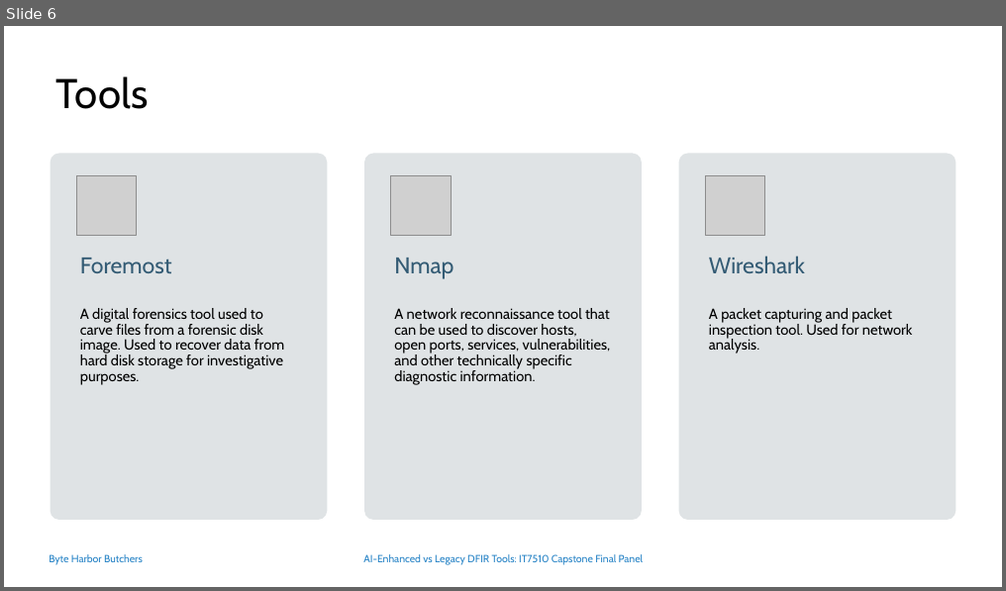
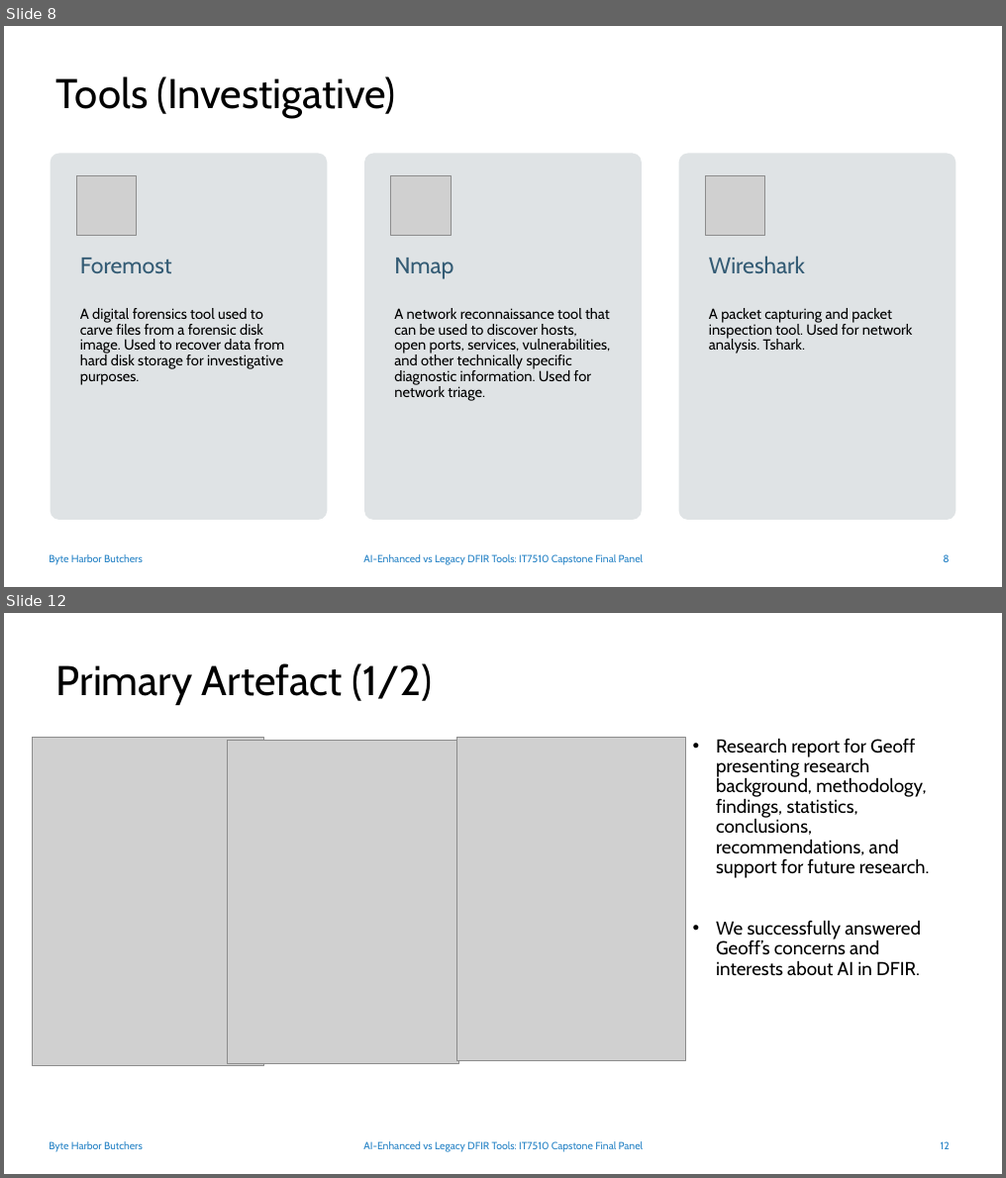
Before and after one commit to DavidSushames/BHB-Capstone, a slide deck: Academic Documents/Final Panel Presentation/Final Panel Slides 1.1 - DS.pptx. Shown one above the other, each under a label of ours: slide 6 before the commit, slides 8 and 12 after it; the slides between them are not shown. The pictures are 1006x591 and 1006x1178 pixels, drawn with LibreOffice and Linux fonts; fonts in the diff are those of the drawing; grey boxes stand for pictures; background and template pictures are left out. Boxes give left, top, right and bottom in pixels: in the first picture for what was removed or moved away, otherwise in the second. Text is boxed around its words. In the diff, an @@ line names an element or a change of style, - is before the commit and + after.

```diff
--- a/Academic Documents/Final Panel Presentation/Final Panel Slides 1.1 - DS.pptx
+++ b/Academic Documents/Final Panel Presentation/Final Panel Slides 1.1 - DS.pptx
@@ slide 12 added at [4, 613, 1002, 1174], background #FFFFFF; not listed: 2 template elements that a slide beside it also shows @@
@@ title added at [56, 663, 432, 705], 40 pt, text #000000 @@
+Primary Artefact (1/2)
@@ picture added at [32, 738, 263, 1065] @@
@@ picture added at [227, 740, 459, 1062] @@
@@ picture added at [456, 738, 685, 1060] @@
@@ text added at [716, 738, 930, 976], 18 pt, text #000000 @@
+• Research report for Geoff presenting research background, methodology, findings, statistics, conclusions, recommendations, and support for future research.
+• We successfully answered Geoff’s concerns and interests about AI in DFIR.
@@ page number added at [941, 1142, 949, 1150], 10 pt, text #2683C6 @@
+12
@@ what was slide 6 is now slide 8 @@
@@ slide 8 changed as well @@
@@ title at [56, 76, 396, 118]: text changed @@
-Tools
+Tools (Investigative)
@@ text at [394, 308, 611, 401]: text changed @@
-A network reconnaissance tool that can be used to discover hosts, open ports, services, vulnerabilities, and other technically specific diagnostic information.
+A network reconnaissance tool that can be used to discover hosts, open ports, services, vulnerabilities, and other technically specific diagnostic information. Used for network triage.
@@ text at [709, 308, 913, 354]: text changed @@
-A packet capturing and packet inspection tool. Used for network analysis.
+A packet capturing and packet inspection tool. Used for network analysis. Tshark.
@@ page number added at [943, 555, 948, 563], 10 pt, text #2683C6 @@
+8
```
Also in this commit, not shown: 5 other slides changed, 15 other slides added, 9 slides removed, 2 other files.
